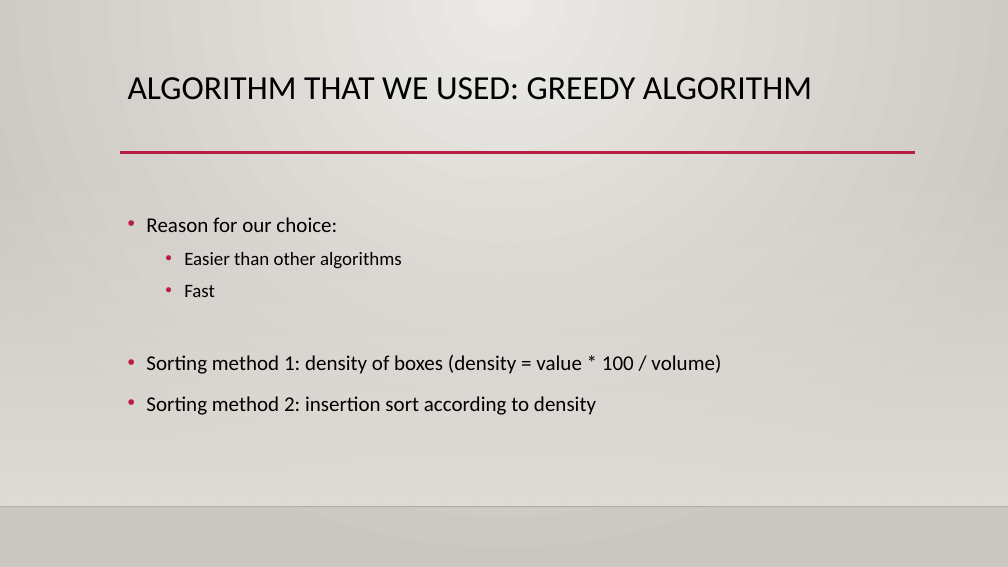
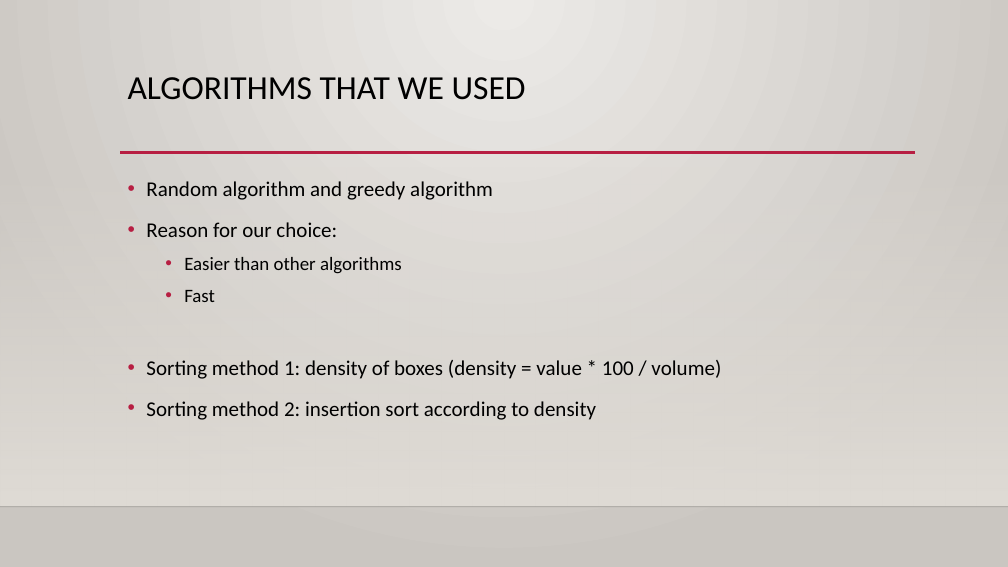
Before and after one commit to 31l3311/Pentominoes, a slide deck: slide 5 of project 3.pptx. Drawn at 1008x567 pixels with LibreOffice and Linux fonts; fonts in the diff are those of the drawing; background and template pictures are left out. Boxes give left, top, right and bottom in pixels: in the first picture for what was removed or moved away, otherwise in the second. Text is boxed around its words. In the diff, an @@ line names an element or a change of style, - is before the commit and + after.

```diff
--- a/project 3.pptx
+++ b/project 3.pptx
@@ title at (128, 77, 526, 100): text changed @@
-ALGORITHM THAT WE USED: GREEDY ALGORITHM
+ALGORITHMS THAT WE USED
@@ text at (146, 181, 493, 200): paragraph added @@
+• Random algorithm and greedy algorithm
```
Also in this commit, not shown: 7 other slides changed, 10 slides added, 2 slides removed.
